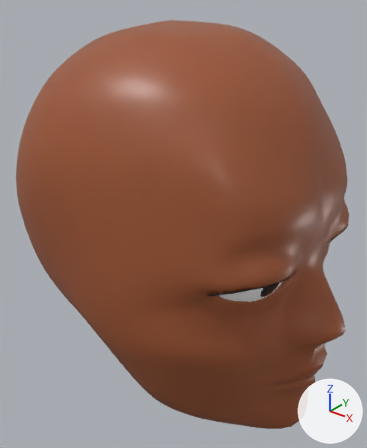
The Blender file face.blend, before and after one commit.
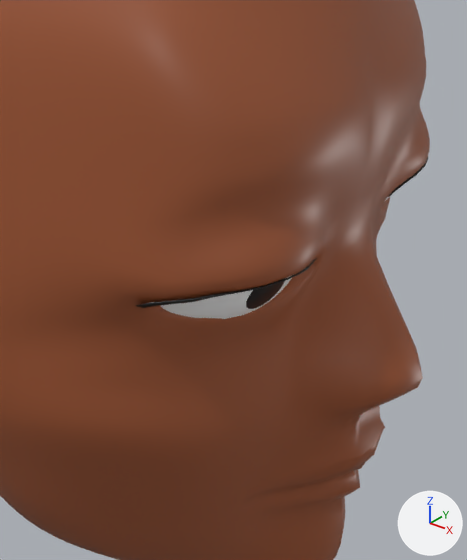
Each version appears first whole from a 50 mm camera at (1.81, -3.02, 2.31) aimed at (-0.58, -0.03, 0.46), and next in a close-up on the part from 39% to 100% of the width and 33% to 93% of the height. Lighting does not change. The marker at lower right points along +X, +Y and +Z.

The first close-up shows 'Roundcube.002', 'Roundcube.008', 'Sphere'.
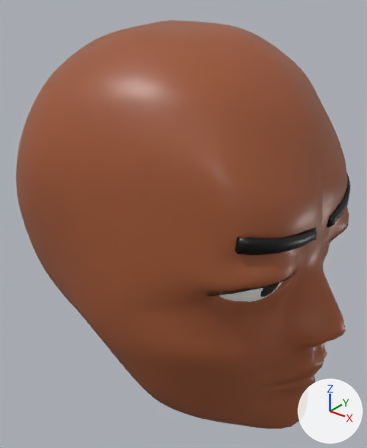
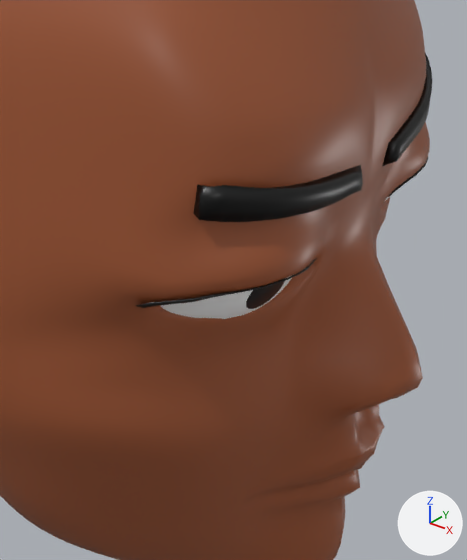
The change, as a diff of the scene's bpy script:
```diff
--- a/face.blend.py
+++ b/face.blend.py
@@ me_roundcube_008 @@
 # used by ob_roundcube_008; location = (-0.64, 0.0, 0.772); rotation_euler = (0.0, 0.203, 0.0), in degrees (0, 12, 0); scale = (1.36, 1.36, 1.36)
-me_roundcube_008.from_pydata(...)  # 4001 vertices, 3920 faces, 1 loose edge; spans x -0.96..1.2, y -0.84..0.0, z -1.25..0.94
+me_roundcube_008.from_pydata(...)  # 4222 vertices, 4142 faces, 1 loose edge; spans x -0.96..1.2, y -0.84..0.0, z -1.25..0.94
+# me_roundcube_008 part 1: 4 vertices moved from x 1.08..1.11, y -0.14..0.0, z -0.56..-0.4 to x 1.08..1.1, y -0.15..0.0, z -0.56..-0.39; 2 vertices removed from x 1.1..1.11, y -0.09..-0.07, z -0.46..-0.42; 223 vertices added at x -0.96..1.17, y -0.75..0.0, z -1.24..0.94
 me_roundcube_008.materials.append(mat_mat2)
@@ me_roundcube_002 @@
+me_roundcube_002.from_pydata(...)  # 78 vertices, 76 faces; spans x 0.714..0.912, y -0.559..-0.074, z 0.151..0.282
+me_roundcube_002.polygons.foreach_set('use_smooth', [True] * 76)
+me_roundcube_002.materials.append(mat_material)  # black #000000
@@ ob_brow @@
+ob_brow = bpy.data.objects.new('brow', me_roundcube_002)
+ob_brow.location = (-0.64, 0.0, 0.772)
+ob_brow.rotation_euler = (0.0, 0.203, 0.0)  # degrees (0, 12, 0)
+ob_brow.scale = (1.36, 1.36, 1.36)
+_m = ob_brow.modifiers.new('Mirror', 'MIRROR')
+_m.use_axis = (False, True, False)
+_m.use_clip = True
```

Where the change shows, as pixel boxes [x1, y1, x2, y2] in the close-ups (467 x 560 px):
'brow', added (black)
    after: [193, 53, 432, 222]
part 1 of me_roundcube_008, built on
    before: [325, 393, 406, 455]
    after: [0, 0, 423, 560]
